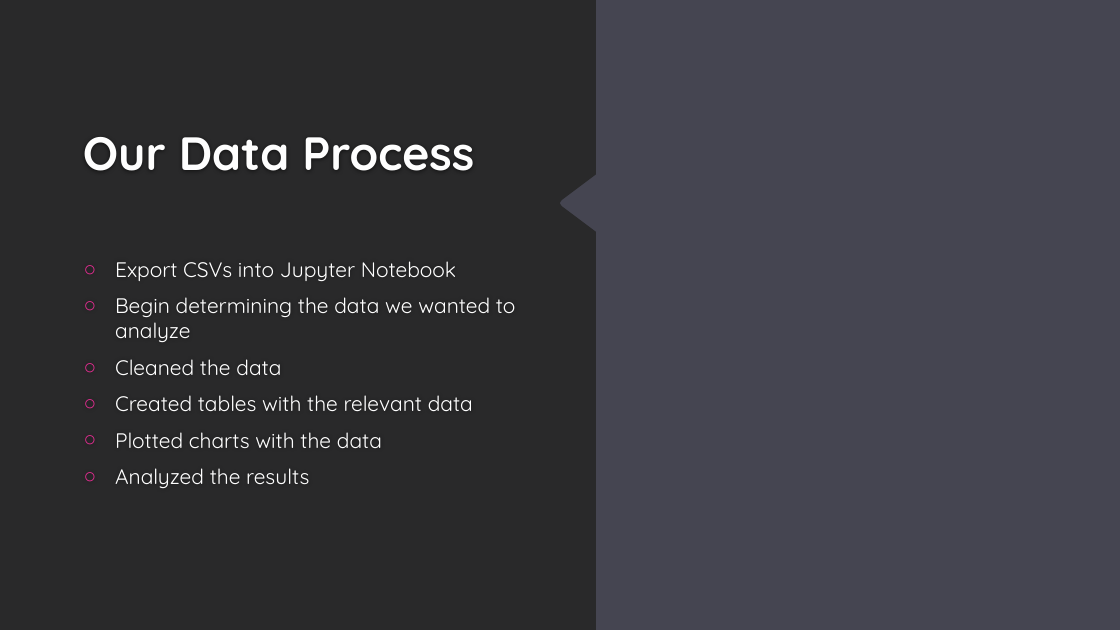
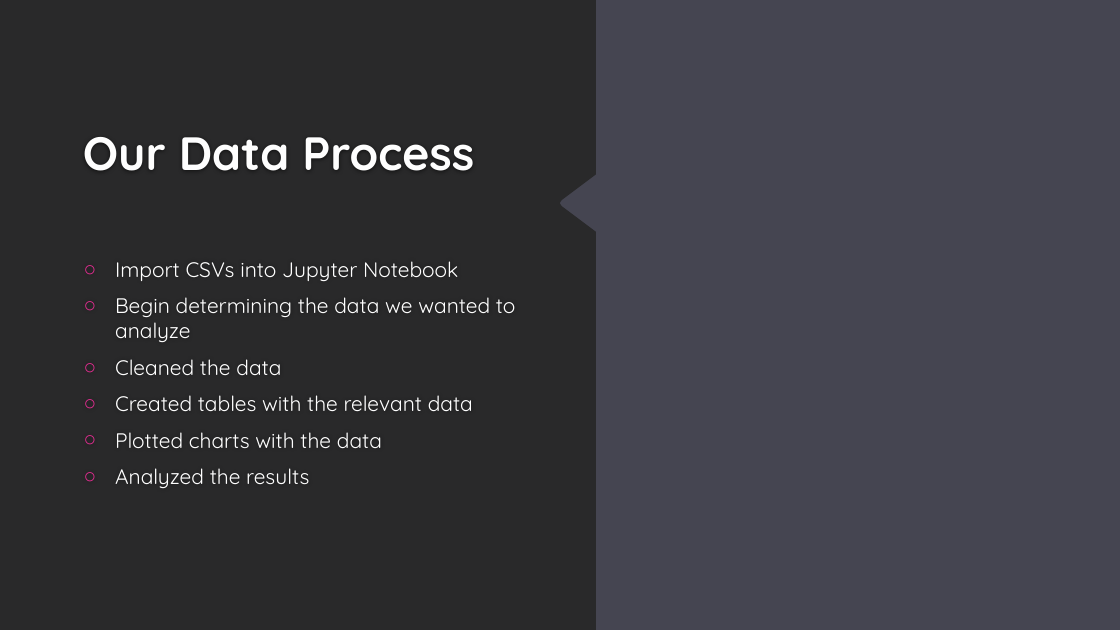
Before and after one commit to ajkim19/TNCs_and_DUI_Deaths, a slide deck: slide 10 of Project 1/Project-1.pptx. Drawn at 1120x630 pixels with LibreOffice and Linux fonts; fonts in the diff are those of the drawing; background and template pictures are left out. Boxes give left, top, right and bottom in pixels: in the first picture for what was removed or moved away, otherwise in the second. Text is boxed around its words. In the diff, an @@ line names an element or a change of style, - is before the commit and + after.

```diff
--- a/Project 1/Project-1.pptx
+++ b/Project 1/Project-1.pptx
@@ text at (x1=115, y1=261, x2=458, y2=281): text changed @@
-○ Export CSVs into Jupyter Notebook
+○ Import CSVs into Jupyter Notebook
```
Also in this commit, not shown: 9 other slides changed, 1 other file.
